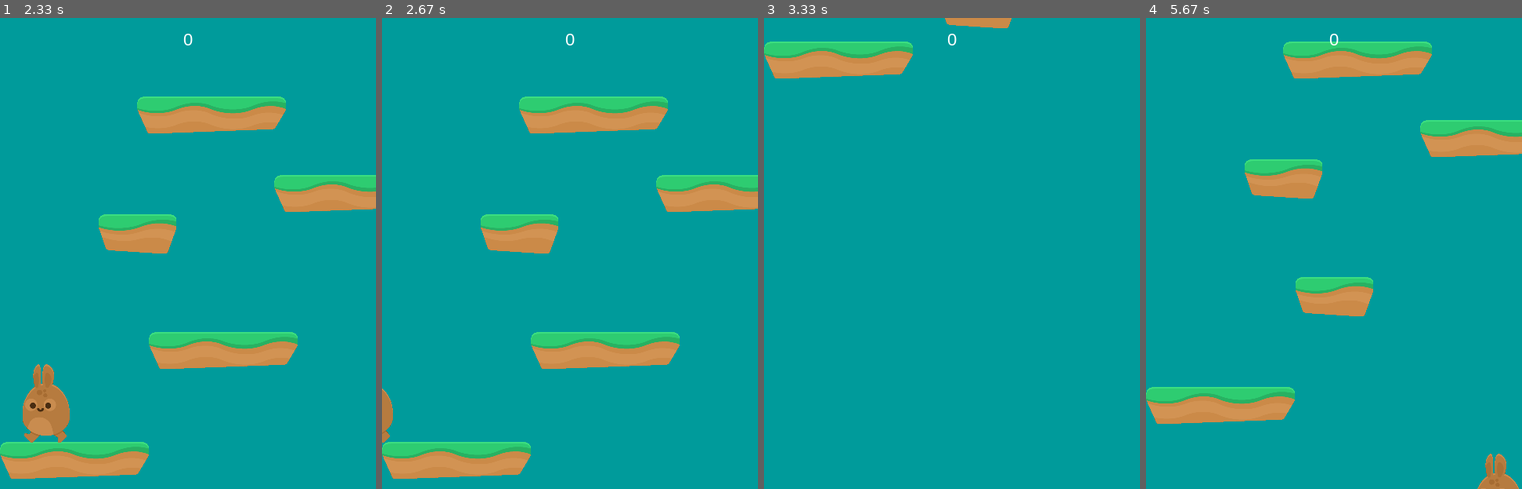
Above: before the commit, frames 1-4 (left to right).
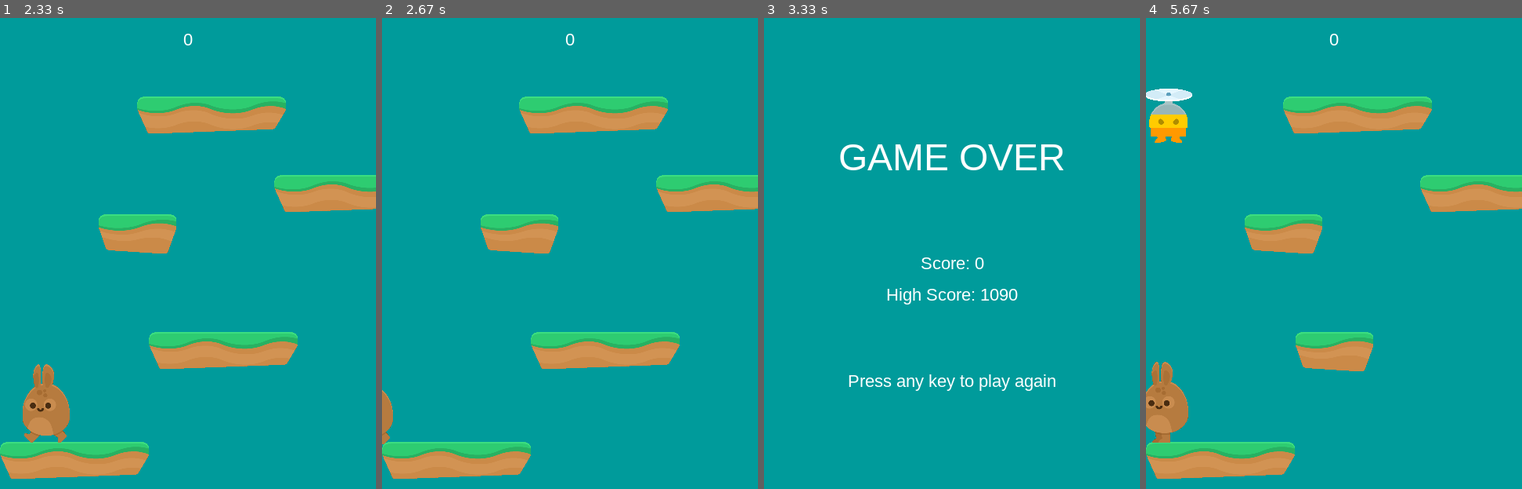
Above: after the commit, the same moments.

Repository: AnneDrottning/Pygame_PlatformJumping
Game: pygame game, started from main.py
Same seed, same stepped clock (60 frames per second), same inputs: the game is played once before the commit and once after it.
Inputs:
- Up to frame 1 (2.33 s): hold Right 0.33-0.8 s; tap Space at 0.83 s; hold Right 1.33-1.8 s; hold Left from 1.83 s (still down)
- Up to frame 2 (2.67 s): release Left at 2.37 s; hold Left from 2.4 s (still down)
- Up to frame 3 (3.33 s): release Left at 2.8 s; hold Right from 2.83 s (still down)
- Up to frame 4 (5.67 s): release Right at 3.47 s; hold Left 3.5-3.97 s; hold Right 4-4.47 s; hold Right 4.5-4.97 s; hold Left 5-5.53 s; hold Left from 5.57 s (still down)

Frame 1 is identical in both runs. In frame 2, less than 0.1% of the frame differs, in the area x 0-3%, y 78-91%; in frame 3, 5.4%; in frame 4, 23%, in the area x 0-100%, y 5-100%.

Commit message:
Added enemies

Diff:
--- a/constants.py
+++ b/constants.py
@@ -24,7 +24,17 @@
 PLAYER_ACCELERATION =  0.5
 PLAYER_FRICTION     = -0.12
 PLAYER_GRAVITY      =  0.8
-JUMP_HEIGHT         =  20
+JUMP_HEIGHT         = 20
+PLAYER_LAYER        =  2
+
+# Powerup properties:
+BOOST_POWER        = 60
+POW_SPAWN_PCT      =  5
+POW_LAYER          =  1
+
+# Mob properties:
+MOB_SPAWN_FREQ     = 5000 # in time
+MOB_LAYER          =    2
 
 # Starting platforms:
 PLATFORM_LIST = [(0, HEIGHT - 60),
@@ -32,6 +42,7 @@
             (125, HEIGHT - 350),
             (350, 200),
             (175, 100)]
+PLATFORM_LAYER = 1
 
 # SPRITES:
 BUNNY_READY = [614, 1063, 120, 191]
@@ -46,3 +57,11 @@
 PLAT_SMALL         = [213, 1662, 201, 100]
 PLAT_LARGE_DAMAGED = [  0,  384, 380,  94]
 PLAT_SMALL_DAMAGED = [382,  204, 200, 100]
+
+# POWERUPS:
+POW_BOOST          = [820, 1805,  71,  70]
+
+# MOBS:
+MOB_SPIKE          = [814, 1417,  90, 155]
+MOB_FLY_UP         = [566,  510, 122, 139]
+MOB_FLY_DOWN       = [568, 1534, 122, 135]
--- a/main.py
+++ b/main.py
@@ -46,22 +46,22 @@
         # Load the spritesheet
         self.spritesheet = Spritesheet(path.join(img_dir, SPRITESHEET))
         # Load some sounds:
-        self.snd_dir    = path.join(self.dir, 'snd')
-        self.jump_sound = pg.mixer.Sound(path.join(self.snd_dir, 'Jump.wav'))
-
+        self.snd_dir     = path.join(self.dir, 'snd')
+        self.jump_sound  = pg.mixer.Sound(path.join(self.snd_dir, 'Jump.wav'))
+        self.boost_sound = pg.mixer.Sound(path.join(self.snd_dir, 'Powerup9.wav'))
 
     def new(self):
         # To start a new game
         self.score       = 0
         # Create the sprites
-        self.all_sprites = pg.sprite.Group()
+        self.all_sprites = pg.sprite.LayeredUpdates()
         self.platforms   = pg.sprite.Group()
+        self.powerups    = pg.sprite.Group()
+        self.mobs        = pg.sprite.Group()
         self.player = Player(self)
-        self.all_sprites.add(self.player)
         for plat in PLATFORM_LIST:
-            p = Platform(self, *plat) # Exploding the list
-            self.all_sprites.add(p)
-            self.platforms.add(p)
+            Platform(self, *plat) # Exploding the list
+        self.mob_timer = 0 # When the last mob was spawned
         # Music to play during the game
         pg.mixer.music.load(path.join(self.snd_dir, 'happytune.wav'))
         self.run()
@@ -84,6 +84,18 @@
         # The game loop update
         # Update:
         self.all_sprites.update()
+
+        # Check if we want to spawn a mob or not:
+        now = pg.time.get_ticks()
+        if now - self.mob_timer > MOB_SPAWN_FREQ + random.choice([-1000, -500, 0, 500, 1000]):
+            self.mob_timer = now
+            Mob(self)
+        # Check if we hit the mob:
+        mob_hits = pg.sprite.spritecollide(self.player, self.mobs, False)
+        if mob_hits:
+            self.playing = False
+
+
         # Check if the player hits a platform
         # Only want to see if we are falling
         if self.player.vel.y > 0:
@@ -94,21 +106,38 @@
                 for hit in hits:
                     if hit.rect.bottom > lowest.rect.bottom:
                         lowest = hit
-                # Only want to land on the platform if our feet are above it
-                if self.player.pos.y < lowest.rect.centery:
-                    self.player.pos.y   = lowest.rect.top
-                    self.player.vel.y   = 0
-                    self.player.jumping = False
+                # Want to finesse how the character lands on the platforms
+                if self.player.pos.x < lowest.rect.right + 10 and \
+                   self.player.pos.x > lowest.rect.left - 10:
+                   # Only want to land on the platform if our feet are above it
+                   if self.player.pos.y < lowest.rect.centery:
+                       self.player.pos.y   = lowest.rect.top
+                       self.player.vel.y   = 0
+                       self.player.jumping = False
 
         # Want to check if we need to scroll the screen
         if self.player.rect.top <= HEIGHT / 4:
             self.player.pos.y += max(abs(self.player.vel.y), 2)
+            for mob in self.mobs:
+                mob.rect.y += max(abs(self.player.vel.y), 2)
+                if mob.rect.top >= HEIGHT:
+                    mob.kill()
+
             for plat in self.platforms:
                 plat.rect.y += max(abs(self.player.vel.y), 2)
                 # Remove the platforms if they go off the screen
                 if plat.rect.top >= HEIGHT:
                     plat.kill()
                     self.score += 10
+
+        # Check for collision with powerups:
+        pow_hits = pg.sprite.spritecollide(self.player, self.powerups, True)
+        for pow in pow_hits:
+            if pow.type == 'boost':
+                self.player.vel.y   = -BOOST_POWER
+                self.player.jumping = False
+                self.boost_sound.play()
+
         # If we die:
         if self.player.rect.bottom > HEIGHT:
             for sprite in self.all_sprites:
@@ -121,10 +150,8 @@
         # Need to spawn new platforms to keep the game going
         while len(self.platforms) < 6:
             width = random.randrange(50, 100)
-            p = Platform(self, random.randrange(0, WIDTH - width),
+            Platform(self, random.randrange(0, WIDTH - width),
                          random.randrange(-75, -30))
-            self.platforms.add(p)
-            self.all_sprites.add(p)
 
     def events(self):
         # The game loop events
@@ -146,8 +173,6 @@
         # Drawing the game loop to the screen
         self.screen.fill(BGCOLOUR)
         self.all_sprites.draw(self.screen)
-        # Make sure the player will always be at the front
-        self.screen.blit(self.player.image, self.player.rect)
         self.draw_text(str(self.score), 22, WHITE, WIDTH / 2, 15)
         # After drawing everything, we flip the display
         pg.display.flip()
--- a/sprites.py
+++ b/sprites.py
@@ -2,7 +2,7 @@
 
 # Import packages
 import pygame as     pg
-from   random import choice
+from   random import choice, randrange
 
 # Import files
 from constants import *
@@ -27,8 +27,10 @@
 
 class Player(pg.sprite.Sprite):
     def __init__(self, game):
+        self._layer = PLAYER_LAYER
+        self.groups = game.all_sprites
         # Initialize a pygame sprite:
-        pg.sprite.Sprite.__init__(self)
+        pg.sprite.Sprite.__init__(self, self.groups)
         # Want the player to know about the game
         self.game  = game
         # Variables for the different images:
@@ -67,7 +69,6 @@
         # The jump frame
         self.jump_frame      = self.game.spritesheet.get_image(*BUNNY_JUMP)
         self.jump_frame.set_colorkey(BLACK)
-
 
     def jump(self):
         # Only want to jump if we are standing on a platform
@@ -145,9 +146,11 @@
 
 class Platform(pg.sprite.Sprite):
     def __init__(self, game, x, y):
+        self._layer = PLATFORM_LAYER
+        self.groups = game.all_sprites, game.platforms
         # Want to define the size and position everytime we define a new
         # platform
-        pg.sprite.Sprite.__init__(self)
+        pg.sprite.Sprite.__init__(self, self.groups)
         self.game   = game
         images      = [self.game.spritesheet.get_image(*PLAT_LARGE),
                         self.game.spritesheet.get_image(*PLAT_SMALL)]
@@ -156,3 +159,69 @@
         self.rect   = self.image.get_rect()
         self.rect.x = x
         self.rect.y = y
+        if randrange(100) < POW_SPAWN_PCT:
+            Pow(self.game, self)
+
+class Pow(pg.sprite.Sprite):
+    def __init__(self, game, plat):
+        self._layer = POW_LAYER
+        # The two groups we want to add the powerup sprite to.
+        self.groups = game.all_sprites, game.powerups
+        # Needs to know the platform on which we want the powerup to spawn
+        pg.sprite.Sprite.__init__(self, self.groups)
+        self.game   = game
+        self.plat   = plat
+        self.type   = choice(['boost'])
+        self.image  = self.game.spritesheet.get_image(*POW_BOOST)
+        self.image.set_colorkey(BLACK)
+        self.rect         = self.image.get_rect()
+        self.rect.centerx = self.plat.rect.centerx
+        self.rect.bottom  = self.plat.rect.top - 5
+
+    def update(self):
+        # If the platform moves, so will the platform
+        self.rect.bottom = self.plat.rect.top - 5
+        if not self.game.platforms.has(self.plat):
+            self.kill()
+
+class Mob(pg.sprite.Sprite):
+    def __init__(self, game):
+        self._layer = MOB_LAYER
+        # The two groups we want to add the powerup sprite to.
+        self.groups = game.all_sprites, game.mobs
+        # Needs to know the platform on which we want the powerup to spawn
+        pg.sprite.Sprite.__init__(self, self.groups)
+        self.game       = game
+        self.image_up   = self.game.spritesheet.get_image(*MOB_FLY_UP)
+        self.image_up.set_colorkey(BLACK)
+        self.image_down = self.game.spritesheet.get_image(*MOB_FLY_DOWN)
+        self.image_down.set_colorkey(BLACK)
+        self.image      = self.image_up
+        self.rect       = self.image.get_rect()
+        # Spawn on a random side, outside the screen
+        self.rect.centerx  = choice([-100, WIDTH+100])
+        self.vx            = randrange(1, 4)
+        if self.rect.centerx > WIDTH:
+            self.vx *= -1
+
+        self.rect.y = randrange(HEIGHT / 2)
+        self.vy     = 0
+        self.dy     = 0.5 # To adjust the acceleration
+
+    def update(self):
+        self.rect.x += self.vx
+        self.vy     += self.dy
+        if self.vy > 3 or self.vy < -3:
+            self.dy *= -1
+        center = self.rect.center
+        if self.dy < 0:
+            # Moving upwards:
+            self.image = self.image_up
+        else:
+            self.image = self.image_down
+
+        self.rect        = self.image.get_rect()
+        self.rect.center = center
+        self.rect.y     += self.vy
+        if self.rect.left > WIDTH+100 or self.rect.right < -100:
+            self.kill()
Not shown, added: snd/Powerup3.wav
Not shown, added: snd/Powerup9.wav
